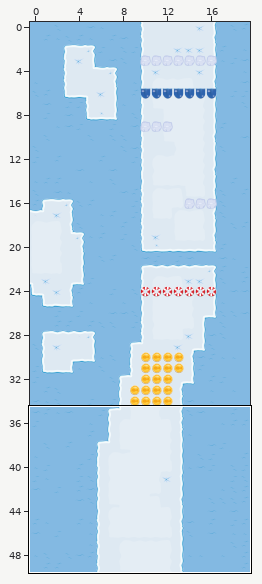
One commit to this Tiled map: android/assets/maps/tutorial.tmx. The picture above shows the old version from afar; the outline marks the close-up.
Close-up. Old version:
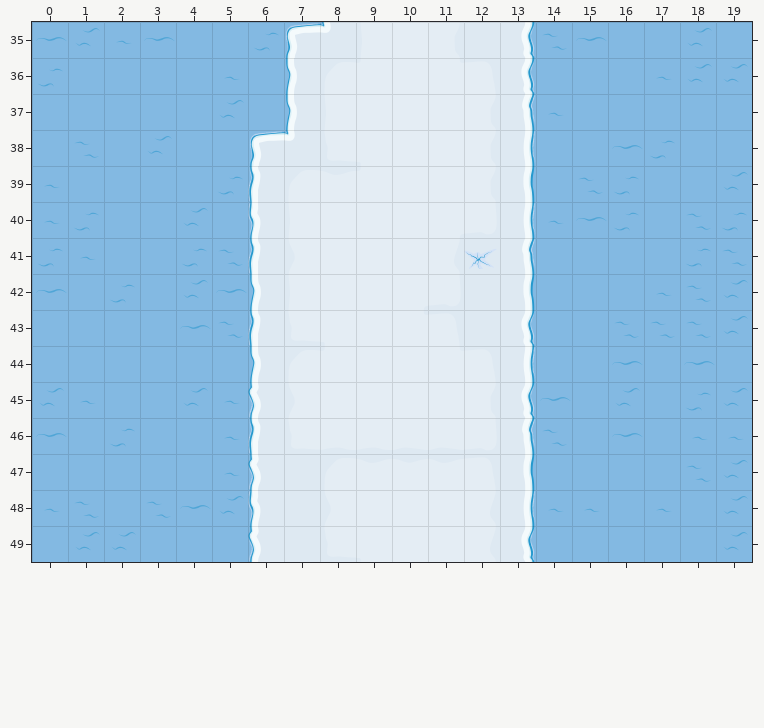
Cells are 160x160 px. Shown: x 0..19, y 35..49. The commit also changed other parts of the map, which this record leaves out.
After the commit:
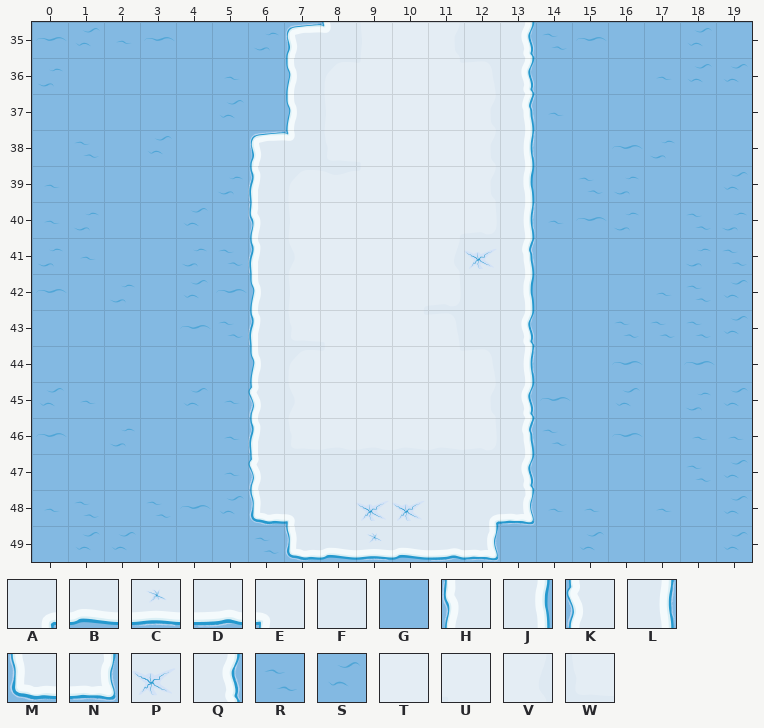
Key: from "Map v2": A 0, B 2, C 3, D 4, E 5, F 6, G 11, H 15, J 20, K 25, L 30, M 32, N 33, P 36, Q 40, R 41, S 43, T 59, U 69, V 76, W 87.
_ is an empty cell.
What changed:
Layer "Floor":
y 47: x 13 J -> Q
y 48: x 6..7 HF -> ME; x 9..10 TT -> PP; x 12..13 VL -> AN
y 49: x 6..13 KFWUTTVQ -> RMBCBDNG; x 15 G -> S
Where, in picture pixels (left, top, right, bottom), the same in both close-ups:
changed: (248, 456, 535, 562)
changed: (580, 532, 604, 550)
